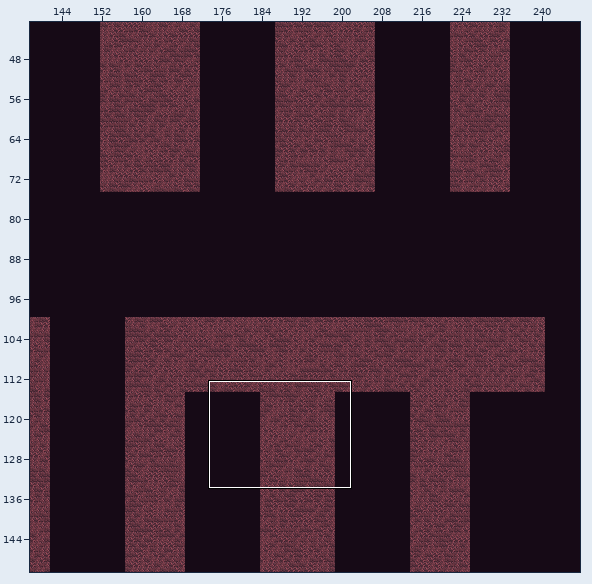
One commit to this Tiled map: android/assets/maps/TunnelMap1.tmx. Above, an overview of the earlier version with the close-up marked.
Close-up. As it was:
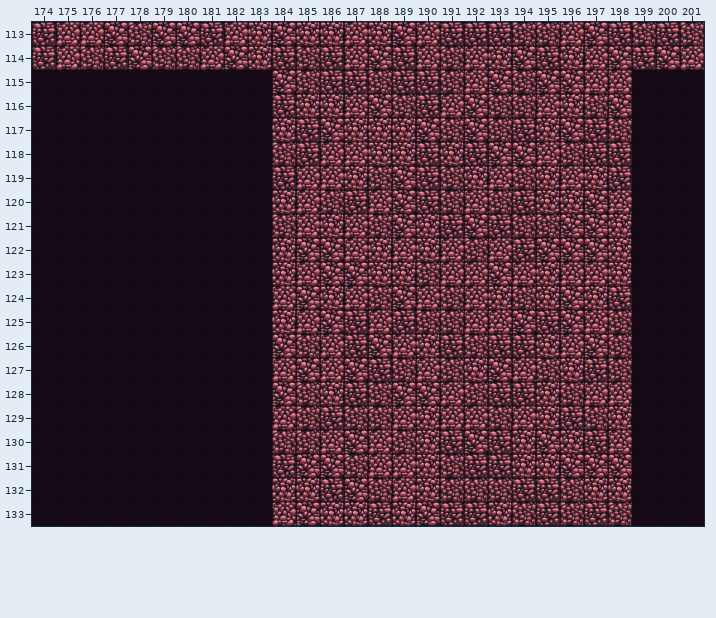
Cells are 64x64 px. Shown: x 174..201, y 113..133. The commit also changed other parts of the map, which this record leaves out.
And afterwards:
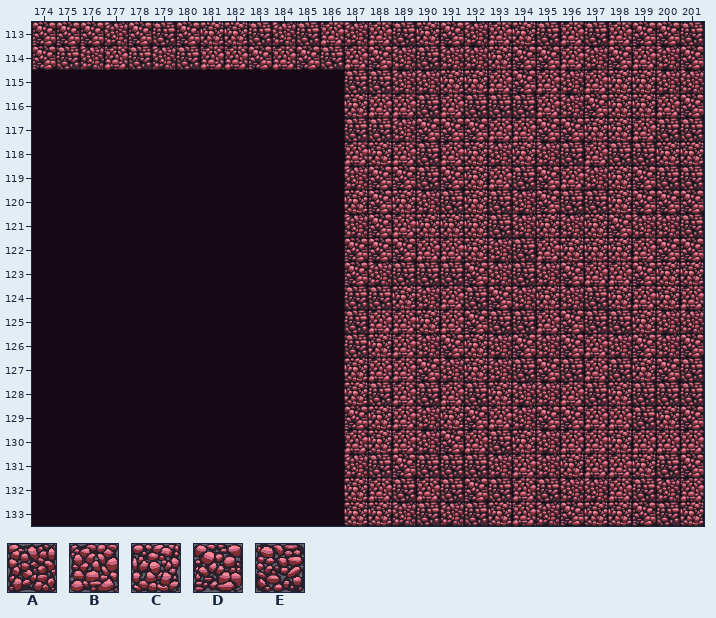
Key: from "tileMapGutter": A 5, B 6, C 7, D 8, E 9.
_ is an empty cell, . an unchanged one.
Edits made:
--- layer "terrain"
@@ x 174..201 @@
-113 EBBDAD.EBCDCCBCDBEEEAA.DEAEA
-114 EB.ED.A.DCEA...EB.B..ECB.EDB
-115 ..........DAE.AEEABDADD.B___
-116 ..........ECCBDA..DAA.CAD___
-117 ..........CEDCCC.A.AEC.EA___
-118 ..........AEB..C.CEDDBAE.___
-119 ..........EBBCA..A..AC.CE___
-120 ..........CBAEBDEABAECCDB___
-121 ..........ABCBAD.ED..ADDC___
-122 ..........CDDBCBC.AB.DDD.___
-123 ..........CBD.CCABBDBCB.C___
-124 ..........BDCBADBABC..DCE___
-125 ..........CBD..EAABBDE.BA___
-126 ..........DAB.D.CEAEECBD.___
-127 ..........BDBDEAB..DBACEA___
-128 ..........DACEADD.AEECABB___
-129 ..........BAEAA.CBBABCEAC___
-130 ..........AABDBACED..DCEB___
-131 ..........EDD.BBCA.ECCDDD___
-132 ..........CCEDABCAAAE..CC___
-133 ..........BDC.ECDE..AEAEA___
+113 DDDADE.CCEAEBABECDABCE.EBDDE
+114 DE.BE.E.BDBD...AE.A..DBA.BAD
+115 ..........___.EAACCBDBA.CCAA
+116 ..........___CBB..EEE.ADCCBD
+117 ..........___EEA.D.BBD.CCBEE
+118 ..........___..B.BCACAEB.ECC
+119 ..........___AD..D..ED.ACDEE
+120 ..........___CDCAECEADEECDDD
+121 ..........___ADB.CC..CACDAAE
+122 ..........___DDDB.CA.BCC.BDD
+123 ..........___.AEEEDAEAD.BDCC
+124 ..........___EECABED..AECBCB
+125 ..........___..BCBDEEB.EECAA
+126 ..........___.C.ADCADADB.DAD
+127 ..........___CBBD..AEDEBECDE
+128 ..........___CEBE.ECAABECEEE
+129 ..........___DC.ACDBADDBBECD
+130 ..........___BCBADB..ABBCBBB
+131 ..........___.EDEE.ABACBBCED
+132 ..........___CBEBEDEB..ABEAB
+133 ..........___.CAEA..BADCCDEC
Boxes around the changes in both close-ups, in picture pixels (x1, y1, x2, y2):
changed: (32, 22, 704, 526)
